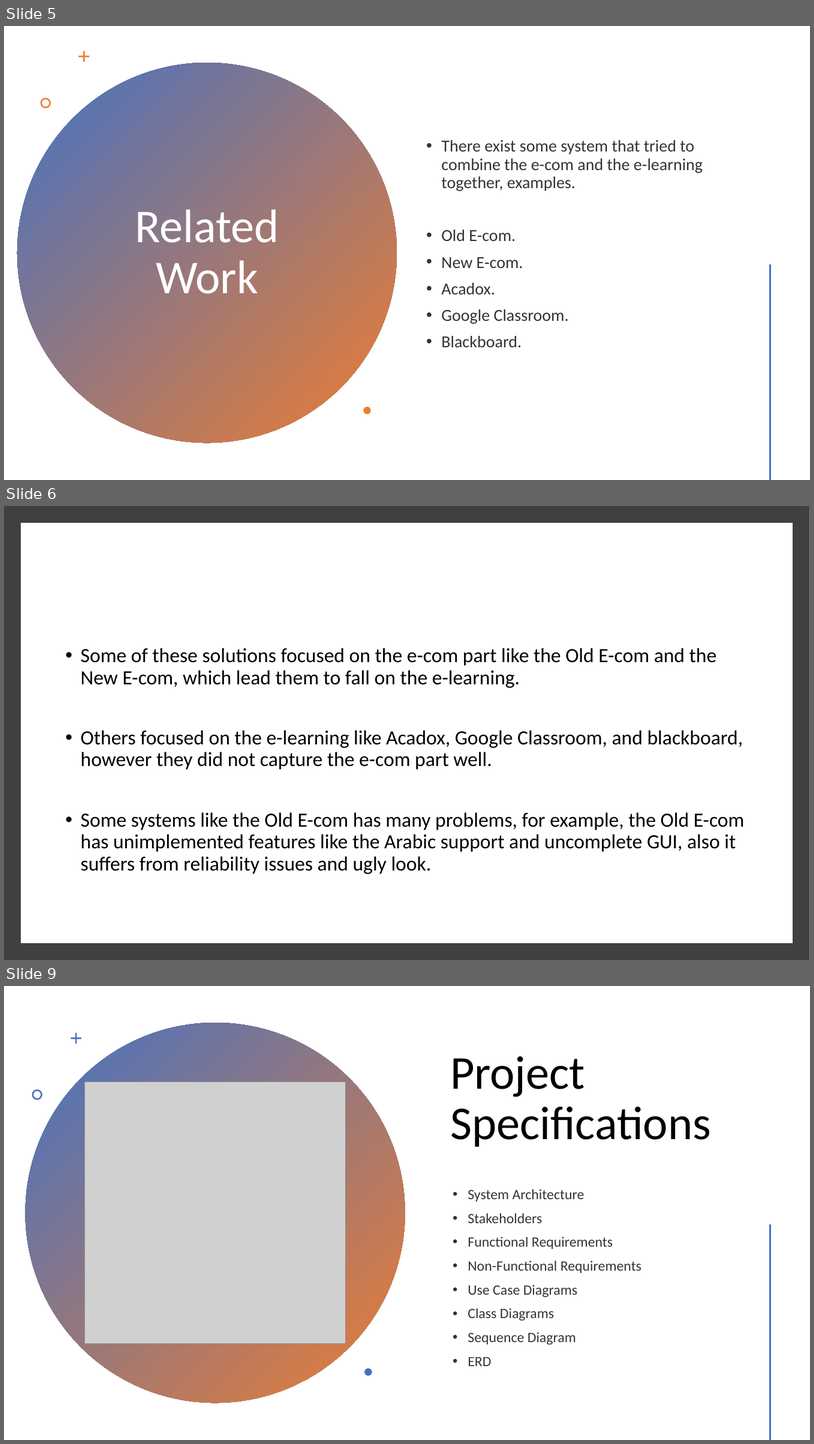
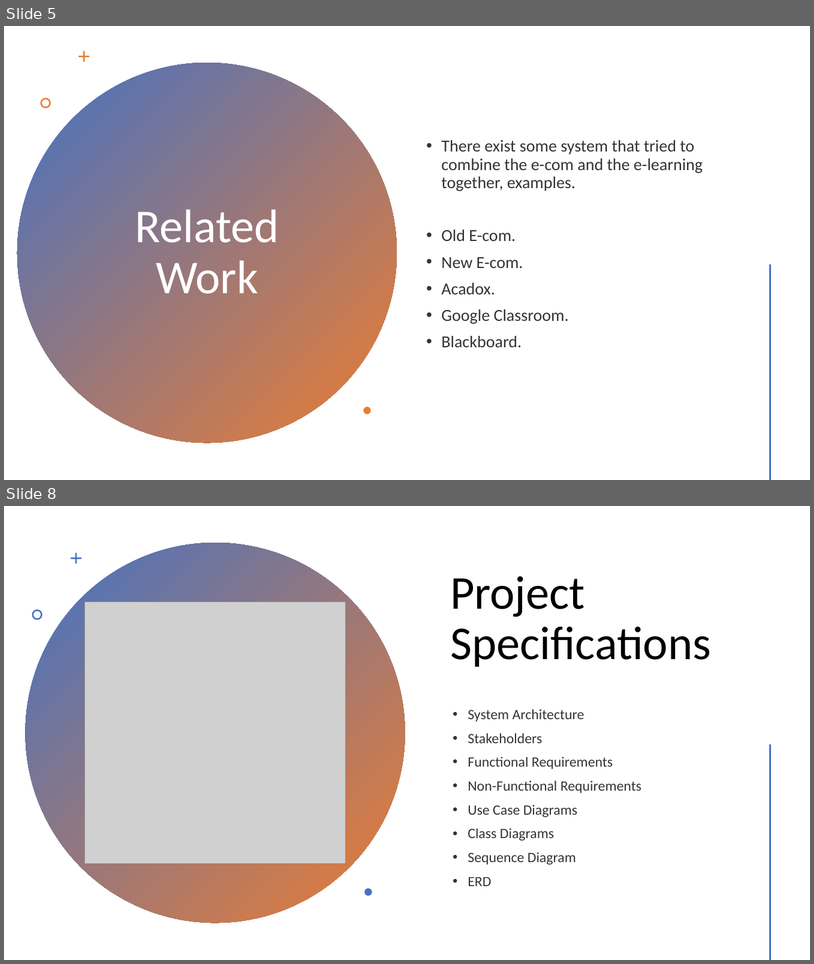
Before and after one commit to mounirsabry/Better_Ecom_GP, a slide deck: Discussions/Midyear_Discussion/presentation.pptx. Shown one above the other, each under a label of ours: slides 5, 6 and 9 before the commit, slides 5 and 8 after it; the slides between them are not shown. The pictures are 814x1444 and 814x964 pixels, drawn with LibreOffice and Linux fonts; fonts in the diff are those of the drawing; grey boxes stand for pictures. Boxes give left, top, right and bottom in pixels: in the first picture for what was removed or moved away, otherwise in the second. Text is boxed around its words. In the diff, an @@ line names an element or a change of style, - is before the commit and + after.

```diff
--- a/Discussions/Midyear_Discussion/presentation.pptx
+++ b/Discussions/Midyear_Discussion/presentation.pptx
@@ slide 6 removed at (4, 506, 810, 960), background #FFFFFF @@
@@ rectangle removed at (4, 506, 810, 960) @@
@@ rectangle removed at (25, 527, 789, 939) @@
@@ text removed at (81, 648, 745, 874) @@
-• Some of these solutions focused on the e-com part like the Old E-com and the New E-com, which lead them to fall on the e-learning.
-• Others focused on the e-learning like Acadox, Google Classroom, and blackboard, however they did not capture the e-com part well.
-• Some systems like the Old E-com has many problems, for example, the Old E-com has unimplemented features like the Arabic support and uncomplete GUI, also it suffers from reliability issues and ugly look.
@@ what was slide 9 is now slide 8 @@
```
Also in this commit, not shown: 5 slides changed, 1 other slide removed, 1 other file.
